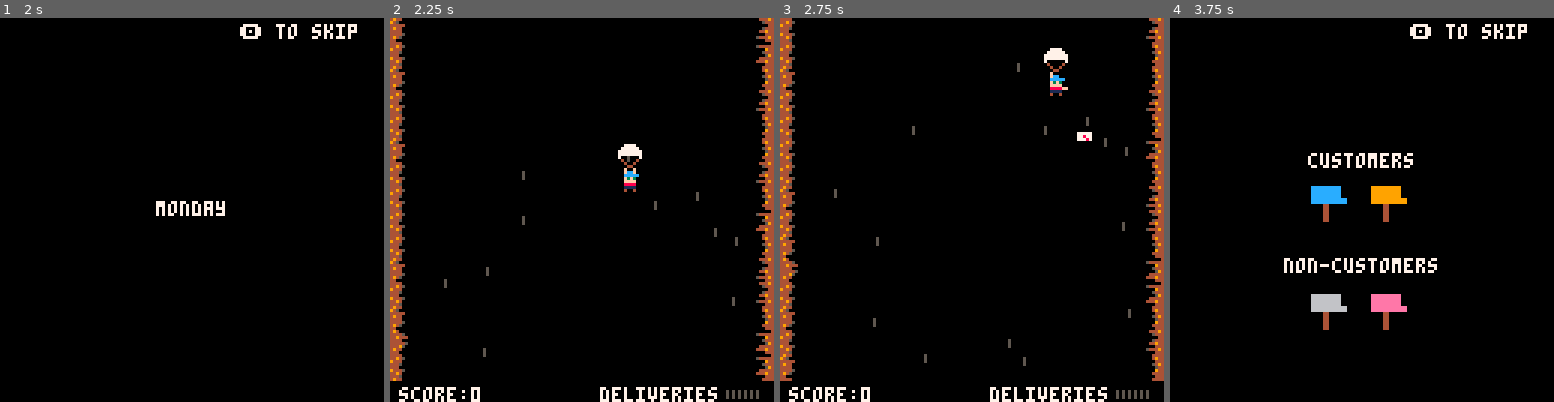
Above: before the commit, frames 1-4 (left to right).
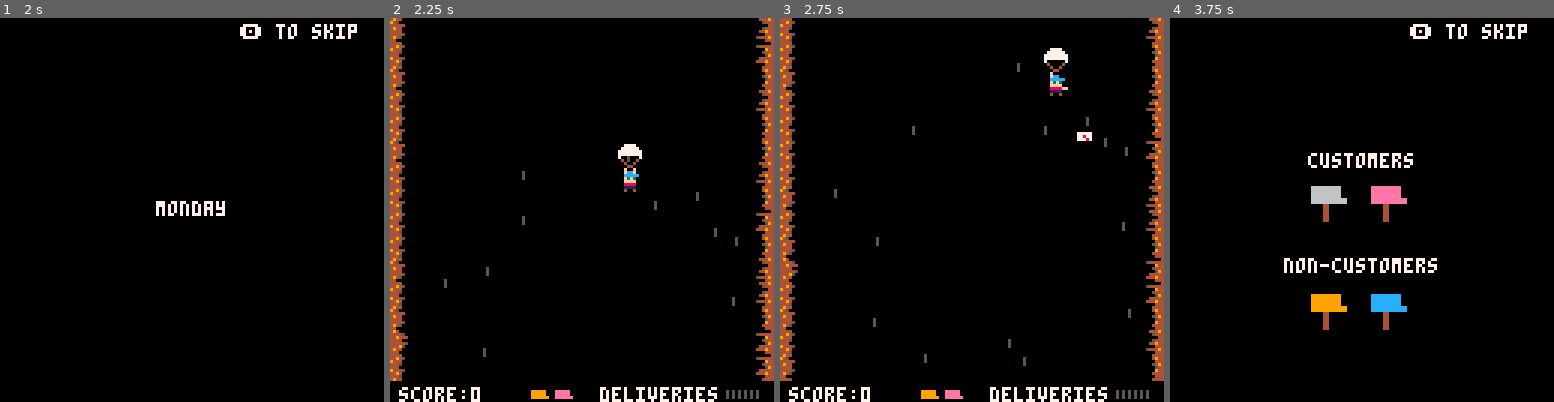
Above: after the commit, the same moments.

Repository: sugarvoid/down-mail
Game: PICO-8 cartridge down_mail.p8
Two runs of this game, one before a commit and one after it. Both use one fixed random seed, a clock stepped at 60 frames per second and the inputs below.
Inputs:
- Up to frame 1 (2 s): tap X (X key) at 0.33, 1.07, 1.85 s; tap O (Z key) at 0.7, 1.7 s; hold Right from 1.6 s (still down)
- Up to frame 2 (2.25 s): release Right at 2.1 s; tap O (Z key) at 2.1 s; hold Up from 2.15 s (still down)
- Up to frame 3 (2.75 s): release Up at 2.42 s; hold Right from 2.47 s (still down); tap O (Z key) at 2.5 s
- Up to frame 4 (3.75 s): tap O (Z key) at 2.9, 3.3, 3.7 s; tap X (X key) at 2.97 s; release Right at 3.03 s; hold Left 3.08-3.58 s; hold Down from 3.63 s (still down)

Frame 1 is identical in both runs. In frame 2, 0.2% of the frame differs, in the area x 36-48%, y 96-100%; in frame 3, 0.2%; in frame 4, 1.6%, in the area x 36-62%, y 43-77%.

Commit message:
Add dod shield. Clean up code.

Diff:
--- a/src/bone.lua
+++ b/src/bone.lua
@@ -1,5 +1,3 @@
---bones={}
-
 bone={}
 bone.__index=bone
 
@@ -9,7 +7,7 @@
     _d.y=y
     _d.target={x=p.x, y=p.y}
     _d.facing_r=face_r
-    _d.img=36
+    _d.img=2
     _d.speed=5
     _d.dx = p.x - _d.x
     _d.dy = p.y - _d.y
@@ -19,9 +17,9 @@
     add(objects.front, _d)
 end
 
-function bone:set_target(obj)
-    self.target=obj
-end
+--function bone:set_target(obj)
+--    self.target=obj
+--end
 
 function bone:update()
     self.x += self.dx * self.speed
--- a/src/clothing.lua
+++ b/src/clothing.lua
@@ -1,10 +1,8 @@
 clothing={}
 clothing.__index=clothing
 
-
 function clothing:new(s_idx)
     local _c=setmetatable({},clothing)
-
     return _c
 end
 
--- a/src/dog.lua
+++ b/src/dog.lua
@@ -16,6 +16,7 @@
     d.col = rnd({4,7})
     d.img = 19
     d.agro=1
+    d.anmi_t = 0
     d.tmr_move = randsec_rang(6, 7)
     --d.timer = 150
     d.time_on_screen = 0
@@ -24,19 +25,30 @@
     --d.dir = 0
     --d.dx = 1.3
     d.dst_y = randi_rang(20, 90)
+
+
+    --d.dst_y = 50
+
     d.start_y = -10
     d.is_moving = false
     d.in_play = false
     --d.amplitude = 10
     d.bob = 0.2
+    d.y_high = 0
+    d.y_low = 0
 
     if not d.facing_l then
         --d.x = 113
         --d.facing_r = true
+        d.shield_x = -8
+        d.shield_y_mid = -2
         d.bone_x=114
     else
         --d.x = 5
        -- d.facing_r = false
+       d.shield_y_out = 6
+        d.shield_y_mid = 2
+        d.shield_x = 8
         d.bone_x=11
     end
 
@@ -45,15 +57,18 @@
 end
 
 function dog:update()
-    print_debug(self.y)
+    --print_debug(self.y)
+    self.anmi_t+=1
 
-    if self.y <= self.dst_y then
-
+    if self.y <= self.dst_y and not self.in_play then
         self.y += .5
     else
         sfx(-2, 3)
         self.in_play = true
-        self.curr_y = self.dst_y - 2
+        --self.y = self.dst_y
+        self.y_high =  self.dst_y - 2
+        self.y_low = self.dst_y + 2
+        --self.curr_y = self.dst_y --- 2
     end
 
     if self.in_play then
@@ -67,11 +82,16 @@
 
         self.y += self.bob
 
-        if self.y <= self.curr_y - 2 then
+        --print_debug("low="..self.y_low .. " " .. "curr="..self.y .. " " .. "high="..self.y_high)
+
+        if self.y <= self.y_low then
             self.bob *=-1
-
-        elseif self.y >= self.curr_y + 2 then
+            --print_debug("less that low")
+            --self.y += self.bob
+        end
+        if self.y >= self.y_high then
             self.bob *=-1
+            --self.y -= self.bob
         end
 
         --self.y = self.curr_y + sin(self.frequency * self.curr_y) * self.amplitude
@@ -126,5 +146,15 @@
     pal(14, self.col)
     spr(self.img, self.x, self.y, 1, 1, self.facing_l)
     pal()
-    spr(3, self.x, self.y + 7, 1, 1, self.facing_l)
+    spr(3+self.anmi_t%15\7.5, self.x, self.y + 7, 1, 1, self.facing_l)
+    if not self.in_play then
+        self:draw_shield()
+    end
+
 end
+
+function dog:draw_shield()
+    spr(31, self.x + self.shield_x, self.y - 5, 1, 1, self.facing_l)
+    spr(47, self.x + self.shield_x, self.y + 3  , 1, 1, self.facing_l)
+    spr(31, self.x + self.shield_x, self.y + 11, 1, 1, self.facing_l, true)
+end
--- a/src/letter.lua
+++ b/src/letter.lua
@@ -5,24 +5,19 @@
 function letter:update()
     if self.tossed then
         self.score_mul += 0.2
-        self.speed  = mid(-4, self.speed + self.accel, 4)
+        self.speed = mid(-4, self.speed + self.accel, 4)
         self.x += self.speed * self.dir
         self.t += 1
-
-    --     self.t = (self.t + 1) % 2
-    --    local rotate = self.t == 0
-       if self.t >= 3 then
+        if self.t >= 3 then
             self.t = 0
-           self.img += 1
-       end
+            self.img += 1
+        end
         if self.img == 35 then
             self.img = 32
         end
 
         for mb in all(mailboxes) do
             if is_colliding(self, mb) and not mb.damaged and mb.empty then
-
-
                 if self.x < mb.x then
                     if mb.facing_l then
                         sfx(8)
@@ -38,11 +33,9 @@
                         explode(self.x, self.y, 2, 2, 7, 10)
                     end
                 end
-
                 del(letters, self)
             end
         end
-
 
         if self.x <= 0 or self.x >= 120 then
             if g_state == gamestates.game then
@@ -50,9 +43,7 @@
                    spawn_twister(self.x, self.y)
                    sfx(14)
                 end
-
                 explode(self.x, self.y, 3, 4, 4, 10)
-
             end
             del(letters, self)
         end
--- a/src/lizard.lua
+++ /dev/null
@@ -1,158 +0,0 @@
-lizard = {}
-lizard.__index = lizard
-
-local next_lizard = 70
-local y_range = { 10, 90 }
-local off_screen_y = 138
-local lizards = {}
-
-local thing_on_left = false
-local thing_on_right = false
-
-local throw_times = {30*3,30*2,30*1}
-
-function lizard:new(side)
-    local _lizard = setmetatable({}, lizard)
-    _lizard.animations = {
-        idle = {f={}, loop=true, done=false},
-        climb = {f={}, loop=true, done=false},
-        throw = {f={}, loop=true, done=false},
-    }
-    _lizard.img=14
-    _lizard.agro=1
-    _lizard.next_y = 50
-    _lizard.tmr_move = randsec_rang(6, 7)
-    _lizard.tmr_throw = throw_times[_lizard.agro]
-    _lizard.timer = 150
-    _lizard.time_on_screen = 0
-    _lizard.in_play = false
-    _lizard.w = 8
-    _lizard.h = 24
-    _lizard.y = off_screen_y
-   -- _lizard.curr_animation = _lizard.animations["idle"]
-    _lizard.skull_x=0
-
-    _lizard.facing_r = false
-
-    if side == "right" then
-        _lizard.x = 117
-        _lizard.facing_r = true
-        _lizard.skull_x=117
-    elseif side == "left" then
-        _lizard.x = 3
-        _lizard.facing_r = false
-        _lizard.skull_x=11
-    end
-
-    return _lizard
-end
-
-function lizard:draw()
-     sspr(0, 64, 8, 24, self.x, self.y, 8, 24, self.facing_r)
-end
-
-function lizard:update()
-    if self.in_play then
-        self.time_on_screen+=1
-        self.tmr_move -= 1 -- math.clamp(0, self.tmr_move - 1, 90)
-        self.tmr_throw -= 1 --math.clamp(0, self.tmr_throw - 1, 90)
-
-        if self.tmr_move <= 0 and self.agro < 3 then
-            self:move( randi_rang(y_range[1], y_range[2]))
-        end
-
-        if self.time_on_screen == 30*5 then
-            self.time_on_screen = 0
-            self.agro = mid(1, self.agro + 1, #throw_times)
-            self.tmr_throw=throw_times[self.agro]
-        end
-
-        if self.tmr_throw == 0 then
-            self:throw_skull()
-        end
-
-        for l in all(letters) do
-            if is_colliding_pro(l, self) then
-                sfx(10)
-                del(letters, l)
-                self:die()
-            end
-        end
-    end
-end
-
-function lizard:reset()
-
-end
-
-function lizard:move(new_y)
-    --self.curr_animation = self.animations["climb"]
-    self.y = new_y
-    if self.y == new_y then
-        --self.curr_animation = self.animations["idle"]
-        self.tmr_move = randsec_rang(4, 8)
-    end
-end
-
-function lizard:crawl_on_screen()
-    self.in_play = true
-   -- self.curr_animation = self.animations["climb"]
-    local _y = rnd({y_range[1], y_range[2]})
-    self.y = _y
-end
-
-function lizard:die()
-    del(lizards, self)
-    self.in_play = false
-    --self.curr_animation = self.animations["climb"]
-    thing_on_left = false
-    thing_on_right = false
-    self.tmr_move = -1
-    self.tmr_throw = -1
-end
-
-function lizard:throw_skull()
-    --self.curr_animation = self.animations["throw"]
-    sfx(17)
-    self.tmr_throw = throw_times[self.agro]
-    spawn_skull(self.skull_x, self.y, p1, self.facing_r)
-end
-
-function update_lizard_spawner()
-    next_lizard = next_lizard - 1
-    if next_lizard <= 0 then
-        spawn_rock()
-    end
-end
-
-function spawn_lizard()
-    if not thing_on_left and not thing_on_right then
-        local _side
-        if flr(rnd(2)) + 1 == 1 then
-            _side = "left"
-            thing_on_left = true
-        else
-            _side = "right"
-            thing_on_right = true
-        end
-
-        local _lizard = lizard:new(_side)
-        add(lizards, _lizard)
-        _lizard:crawl_on_screen()
-    else
-        print_debug("there was already a thing on screen")
-    end
-end
-
-
-function update_lizards()
-    for d in all(lizards) do
-        d:update()
-    end
-end
-
-function draw_lizards()
-    for d in all(lizards) do
-        d:draw()
-    end
-end
--- a/src/main.lua
+++ b/src/main.lua
@@ -2,13 +2,11 @@
 cols = { 12, 14, 9, 6 }
 customers = {}
 non_customers = {}
-reminder = false
 map_y = 0
 damaged_mb = 0
 game_over_x = -10
 score = 0
 bouns_timer = 0
-hint_txt = "hint off"
 deliveries = { 0, 0 }
 goto_bonus_tmr = 60
 offset = 0
@@ -79,24 +77,7 @@
 
 function _init()
     poke(0x5f5c, 255)
-    menuitem(3, hint_txt, my_menu_item)
     restart_game()
-end
-
-function my_menu_item(b)
-    if b & 1 > 0 then toggle_hint() end
-    if b & 2 > 0 then toggle_hint() end
-    return true -- stay open
-end
-
-function toggle_hint()
-    reminder = not reminder
-    if reminder then
-        hint_txt = "hint on"
-    else
-        hint_txt = "hint off"
-    end
-    menuitem(_, hint_txt)
 end
 
 function _update()
@@ -414,15 +395,14 @@
         pset(110 + (2 * i), 125, 7)
         pset(110 + (2 * i), 126, 7)
     end
-    if reminder then
+
         for k, v in pairs(customers) do
             pal(6, v)
-            spr(21, 38 + (8 * k), 122)
+            spr(16, 38 + (8 * k), 122)
             pal()
         end
-    end
-
-    line(48, 127, 65, 127, 0)
+
+
 
     --rectfill(48, 124, 50, 126, customers[1])
     -- rectfill(52, 124, 54, 126, customers[2])
--- a/src/spawner.lua
+++ b/src/spawner.lua
@@ -17,8 +17,9 @@
         self.rock_1 = randsec_rang(3, 10)
         self.rock_2 = randsec_rang(3, 10)
         self.mail_box = randsec_rang(3, 10)
-        self.mail_box_2 = randsec_rang(1, 2)
-        self.dog = 30 * 10
+        self.mail_box_2 = randsec_rang(3, 10)
+
+        self.dog = randsec_rang(5, 10)
         self.ring = 30
         self.ammo = 30
         self.running = true
@@ -113,6 +114,7 @@
     rings = {}
     twisters = {}
     dogs = {}
+    sfx(-2, 3) -- in case dog enter sound is playing
     objects.front = {}
     objects.back = {}
     all_particles = {}
Not shown, changed: 53 lines of the sprite sheet (__gfx__) section of down_mail.p8
